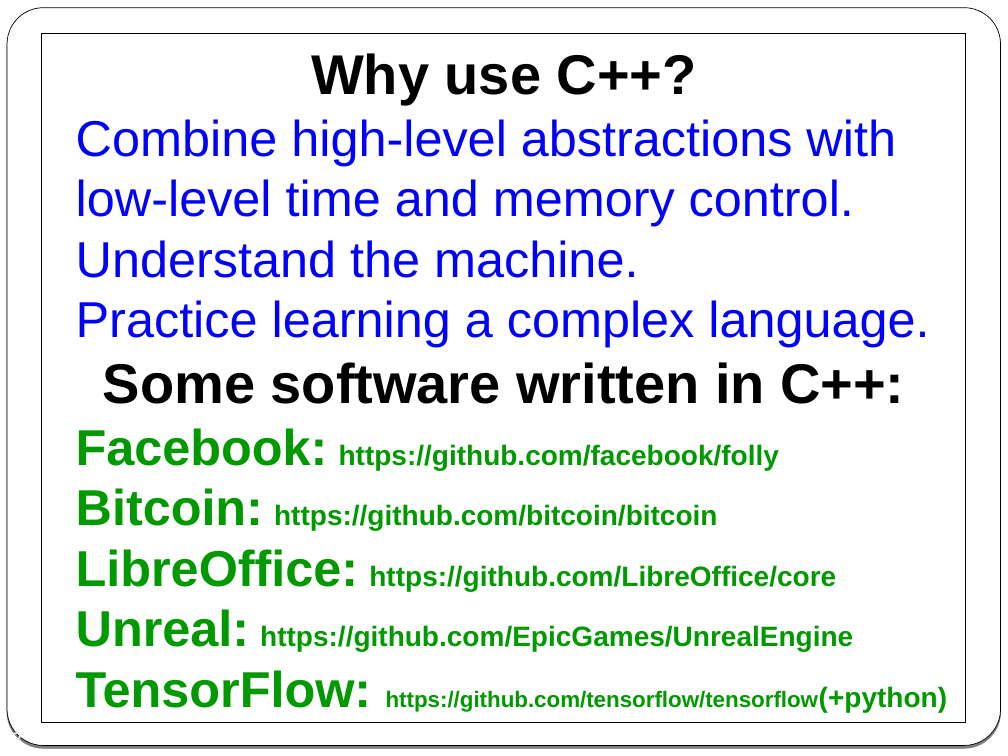
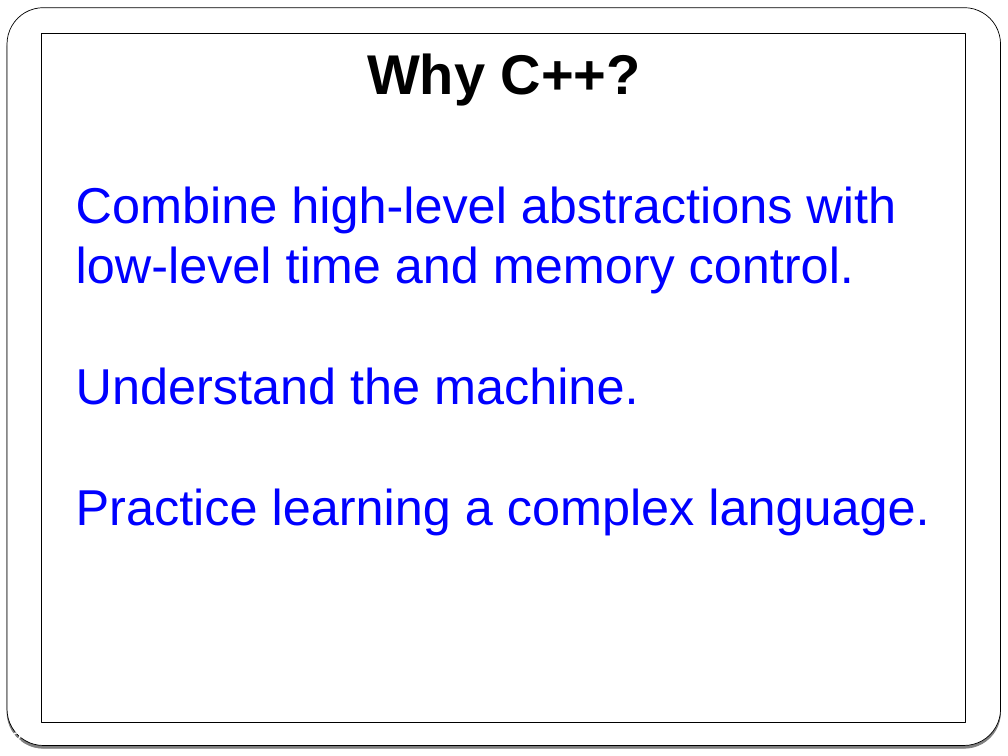
Before and after one commit to cpp-at-ariel/cpp-5781, a slide deck: slide 3 of 01-what-is-cpp/slides-1-cpp-vs-c-vs-java.odp. Drawn at 1008x756 pixels with LibreOffice and Linux fonts; fonts in the diff are those of the drawing. Boxes give left, top, right and bottom in pixels: in the first picture for what was removed or moved away, otherwise in the second. Text is boxed around its words. In the diff, an @@ line names an element or a change of style, - is before the commit and + after.

Commit message:
cpp vs python

```diff
--- a/01-what-is-cpp/slides-1-cpp-vs-c-vs-java.odp
+++ b/01-what-is-cpp/slides-1-cpp-vs-c-vs-java.odp
@@ text in rectangle at (367, 53, 641, 104): text changed @@
-Why use C++?
+Why C++?
@@ text in rectangle at (76, 362, 947, 712): paragraphs removed @@
-Some software written in C++:
-● Facebook: https://github.com/facebook/folly
-● Bitcoin: https://github.com/bitcoin/bitcoin
-● LibreOffice: https://github.com/LibreOffice/core
-● Unreal: https://github.com/EpicGames/UnrealEngine
-● TensorFlow: https://github.com/tensorflow/tensorflow(+python)
```
Also in this commit, not shown: 3 other slides changed, 1 slide added, 9 other files.
